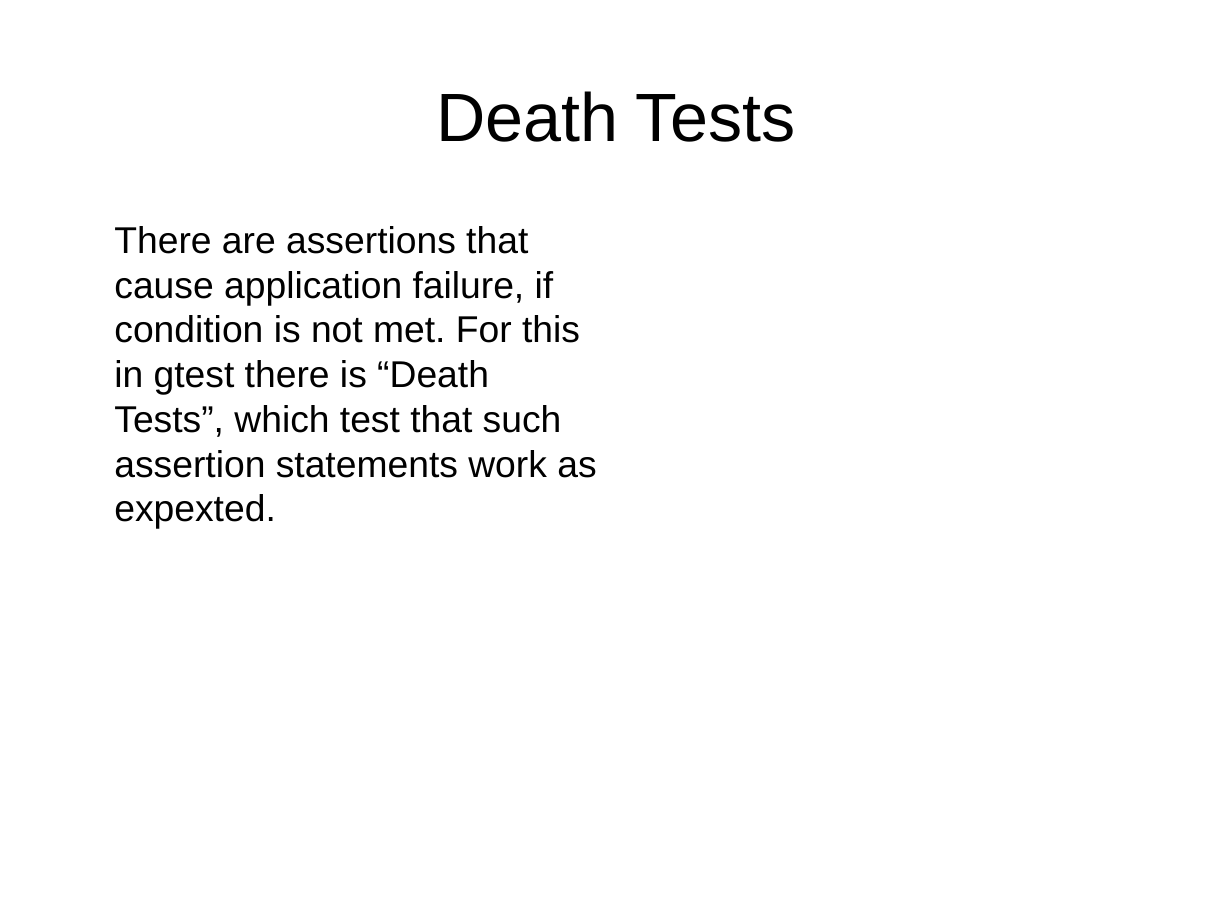
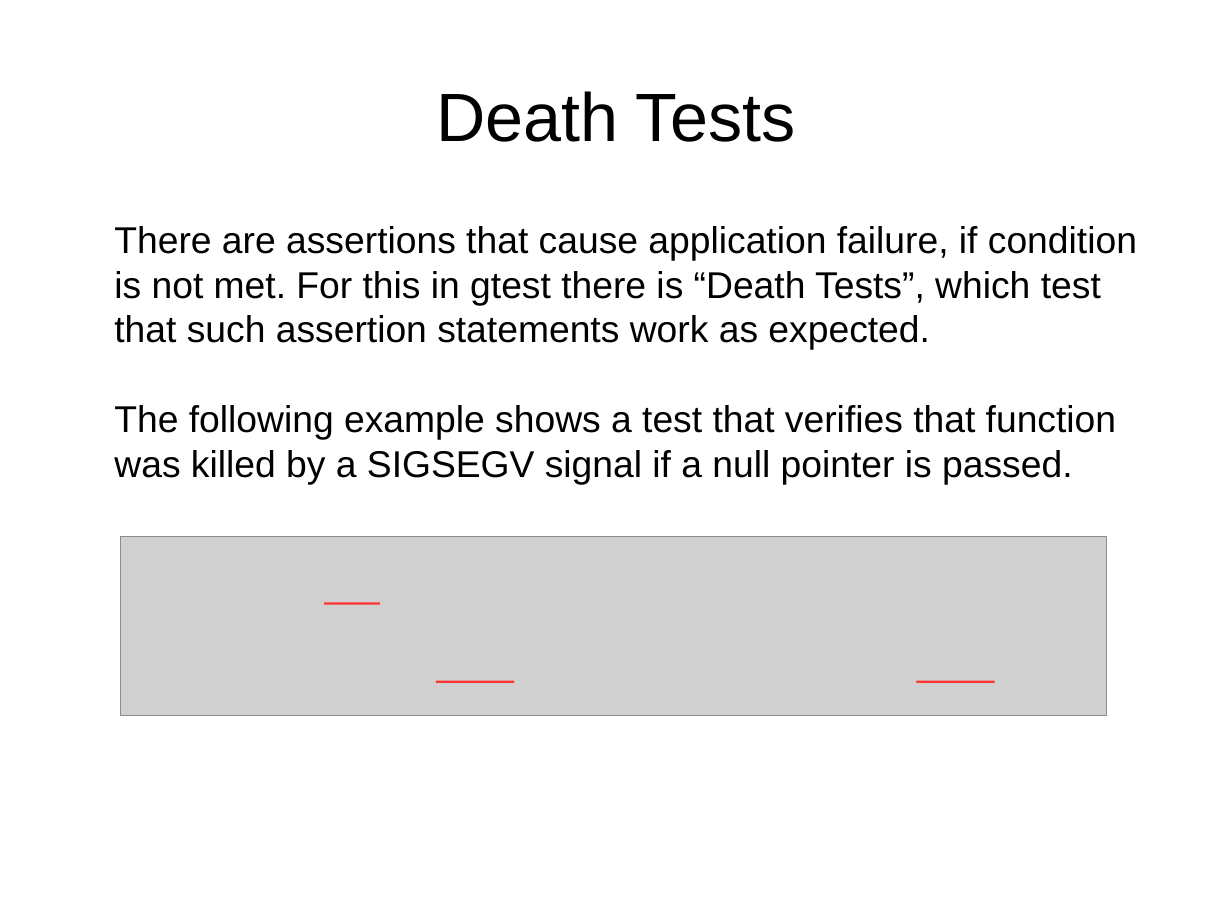
Before and after one commit to fmallaba/gtest-tutorial, a slide deck: slide 7 of GTest.odp. Drawn at 1232x924 pixels with LibreOffice and Linux fonts; fonts in the diff are those of the drawing; grey boxes stand for pictures. Boxes give left, top, right and bottom in pixels: in the first picture for what was removed or moved away, otherwise in the second. Text is boxed around its words. In the diff, an @@ line names an element or a change of style, - is before the commit and + after.

```diff
--- a/GTest.odp
+++ b/GTest.odp
@@ text at [114, 226, 1137, 350]: text changed @@
-There are assertions that cause application failure, if condition is not met. For this in gtest there is “Death Tests”, which test that such assertion statements work as expexted.
+There are assertions that cause application failure, if condition is not met. For this in gtest there is “Death Tests”, which test that such assertion statements work as expected.
@@ text added at [114, 405, 1116, 484], 24 pt, text #000000 @@
+The following example shows a test that verifies that function was killed by a SIGSEGV signal if a null pointer is passed.
@@ picture added at [121, 537, 1107, 715] @@
@@ line added from (324, 604) to (380, 604), #FF3333 1.5 pt @@
@@ line added from (436, 682) to (514, 682), #FF3333 1.5 pt @@
@@ line added from (917, 682) to (995, 682), #FF3333 1.5 pt @@
```
Also in this commit, not shown: 9 slides added, 6 other files.
